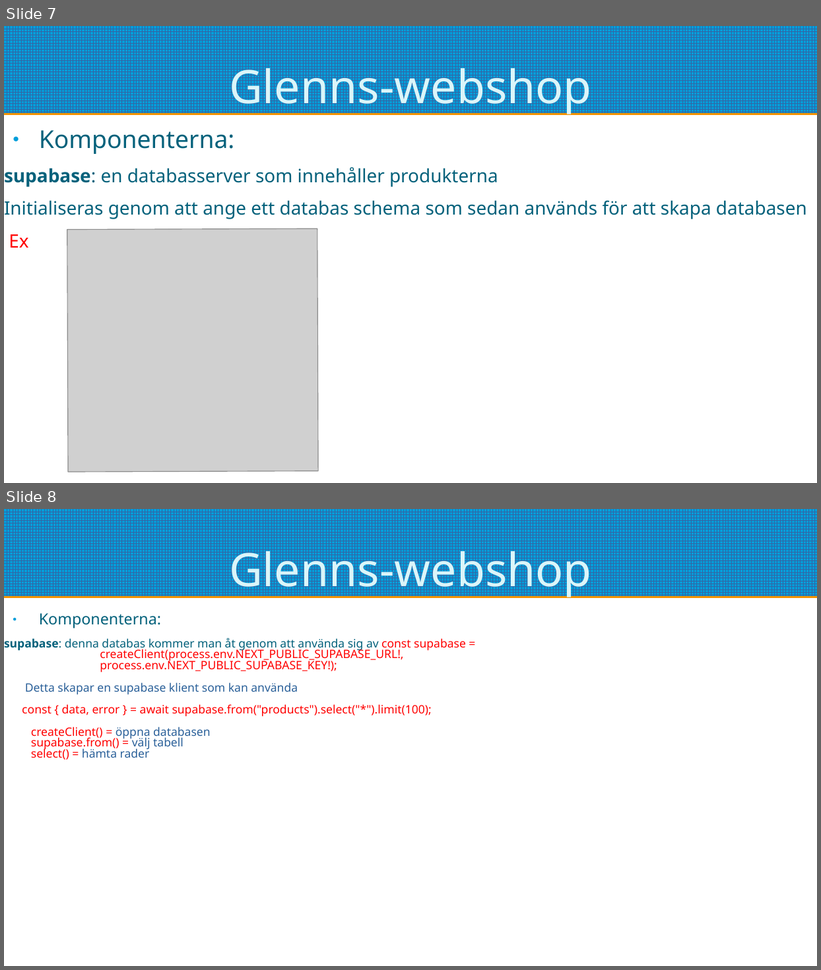
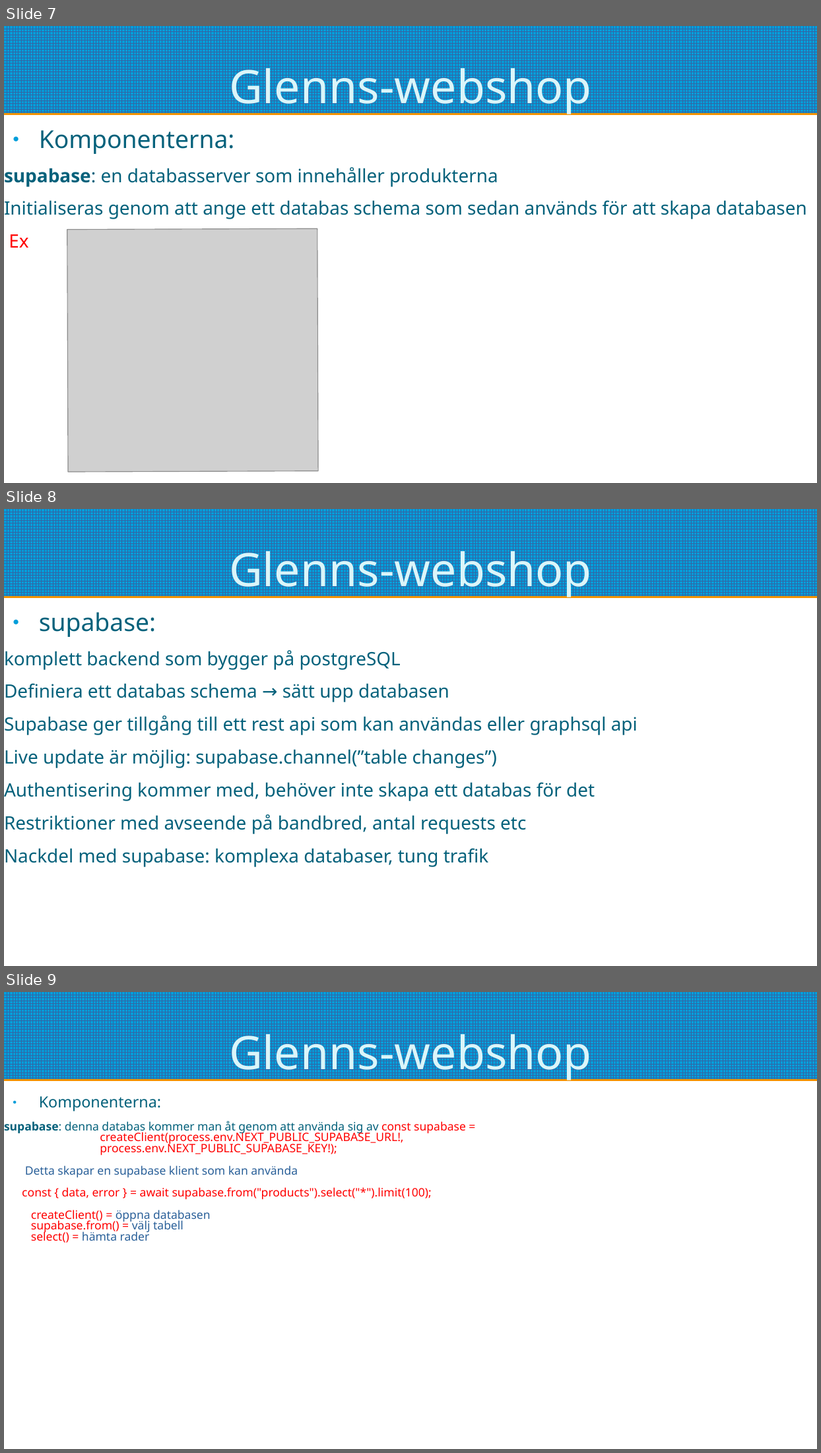
Before and after one commit to pontusOlssonGit/glenns-webshop, a slide deck: redovisning.odp. Shown one above the other, each under a label of ours: slides 7 and 8 before the commit, slides 7, 8 and 9 after it. The pictures are 821x970 and 821x1453 pixels, drawn with LibreOffice and Linux fonts; fonts in the diff are those of the drawing; grey boxes stand for pictures. Boxes give left, top, right and bottom in pixels: in the first picture for what was removed or moved away, otherwise in the second. Text is boxed around its words. In the diff, an @@ line names an element or a change of style, - is before the commit and + after.

Commit message:
pdf slides added

```diff
--- a/redovisning.odp
+++ b/redovisning.odp
@@ slide 8 added at [4,509,817,966], background #FFFFFF; not listed: 1 template element that a slide beside it also shows @@
@@ title added at [229,543,592,598], 45 pt, text #DBF5F9 @@
+Glenns-webshop
@@ text added at [4,612,638,867], 18 pt, text #04617B @@
+● supabase:
+komplett backend som bygger på postgreSQL
+Definiera ett databas schema → sätt upp databasen
+Supabase ger tillgång till ett rest api som kan användas eller graphsql api
+Live update är möjlig: supabase.channel(”table changes”)
+Authentisering kommer med, behöver inte skapa ett databas för det
+Restriktioner med avseende på bandbred, antal requests etc
+Nackdel med supabase: komplexa databaser, tung trafik
@@ what was slide 8 is now slide 9 @@
```
Also in this commit, not shown: 2 other files.
